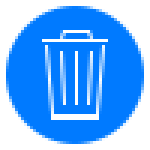
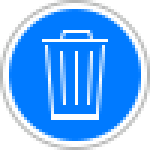
Two versions of the same layered image (150x150). Layer-by-layer changes:
added layer "Ellipse 1 Kopie" above "Ellipse 1" over [0, 0, 150, 150]
painted on "Ellipse 1" over [6, 6, 144, 144]
